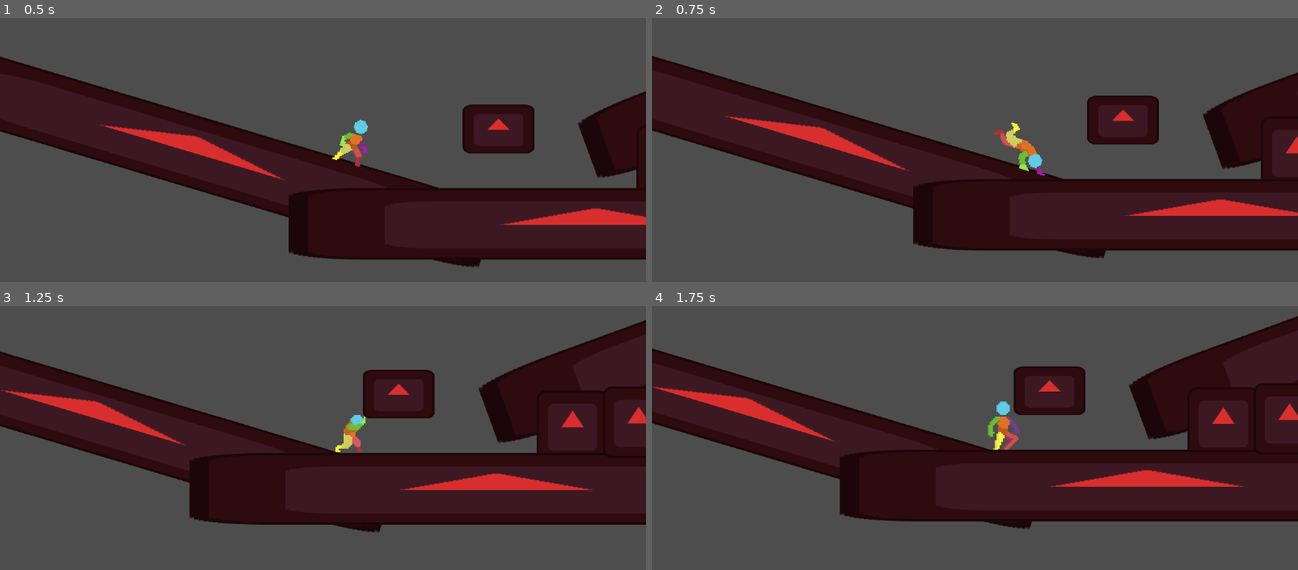
Above: before the commit, frames 1-4 (two rows, left to right).
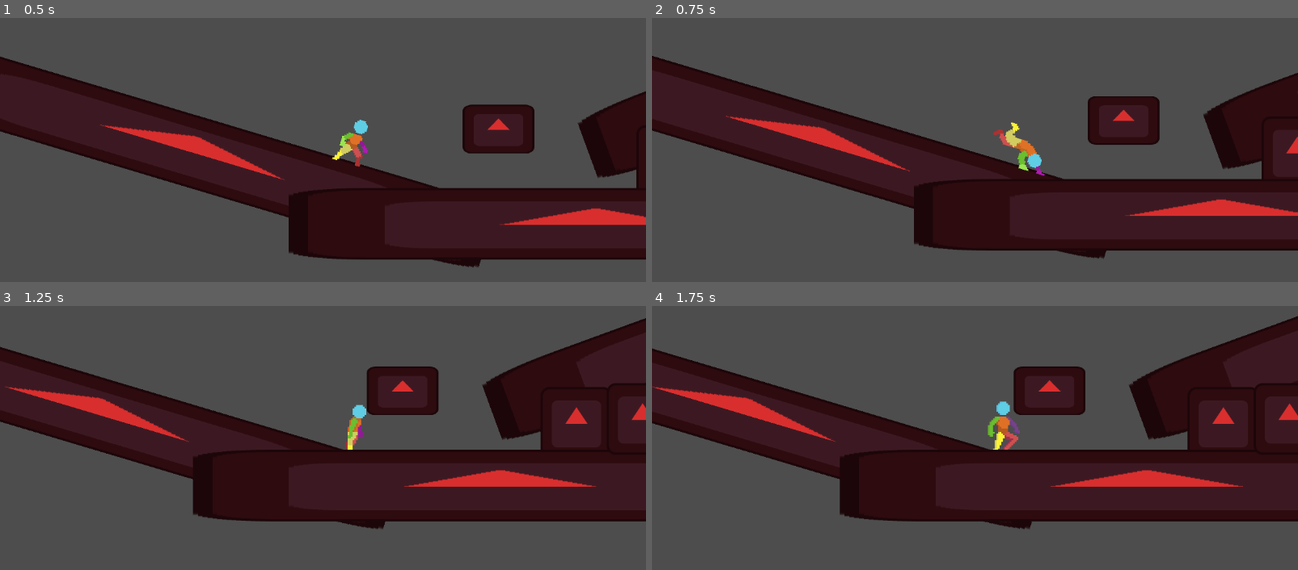
Above: after the commit, the same moments.

Repository: TatusFilipek/GodotTryEndError
Game: Godot game, scene res://scenes/main.tscn
Two runs of this game, one before a commit and one after it. Both use one fixed random seed, a clock stepped at 60 frames per second and the inputs below. The engine's default icon, where the game draws it, is replaced by a stand-in: a white triangle on a blue panel in a dark square.
Inputs (mouse positions are in pixels of both pictures, inside the frame that each line leads up to):
- Up to frame 1 (0.5 s): no input
- Up to frame 2 (0.75 s): move the mouse to (1117, 81) at 0.52 s; hold D (moveRight) from 0.53 s (still down); hold Right mouse button (feint) from 0.53 s (still down); tap Q (dash) at 0.6 s
- Up to frame 3 (1.25 s): keep holding D (moveRight); keep holding Right mouse button (feint); tap Space (jump) at 0.77 s
- Up to frame 4 (1.75 s): keep holding D (moveRight); move the mouse to (845, 406) at 1.27 s; release Right mouse button (feint) at 1.28 s; right-click (845, 406) at 1.35 s; tap Space (jump) at 1.52 s; tap Q (dash) at 1.55 s

Frame 1 is identical in both runs. In frame 2, 0.3% of the frame differs, in the area x 0-100%, y 14-92%; in frame 3, 6.4%, in the area x 0-100%, y 4-86%; in frame 4, less than 0.1%.

Commit message:
dodawanie dashowania i rollowania cz.7, dodanie rollowania w powietrzu i na ziemi, teraz zostalo zmiana animacji rollowania jak podczas rolla wyladuje albo spadne

Diff:
--- a/scenes/player.tscn
+++ b/scenes/player.tscn
@@ -15,6 +15,7 @@
 [ext_resource type="Texture2D" uid="uid://45u06q3hfgrn" path="res://resources/PaidCharacter/Jump/player new jump 48x48.png" id="7_qfm1y"]
 [ext_resource type="Texture2D" uid="uid://djjqk5e40jq5t" path="res://resources/PaidCharacter/Run/player run 48x48.png" id="8_fulsm"]
 [ext_resource type="Script" uid="uid://7ptg1tpkbmfd" path="res://scripts/jump.gd" id="8_smehm"]
+[ext_resource type="Texture2D" uid="uid://2w5e3vtvgj61" path="res://resources/PaidCharacter/Air Spin/player air spin 48x48.png" id="8_wnwbv"]
 [ext_resource type="Texture2D" uid="uid://38adtmakxqgd" path="res://resources/PaidCharacter/Pull/Player Pull 48x48.png" id="10_4ni07"]
 [ext_resource type="Texture2D" uid="uid://cuouymd85u68j" path="res://resources/PaidCharacter/Walk/PlayerWalk 48x48.png" id="10_4r5pv"]
 [ext_resource type="Texture2D" uid="uid://bwq3bqw7mh6cj" path="res://resources/PaidCharacter/Push/player push 48x48.png" id="11_ke2ow"]
@@ -28,7 +29,8 @@
 [ext_resource type="Script" path="res://scripts/wallTouch.gd" id="25_ke2ow"]
 [ext_resource type="Script" uid="uid://c8egsmms5t7tf" path="res://scripts/wallGrab.gd" id="26_ujl30"]
 [ext_resource type="Script" uid="uid://bpx3ue6tq56la" path="res://scripts/dash.gd" id="27_31cv2"]
-[ext_resource type="Script" uid="uid://dndphcfvsuwx" path="res://scripts/roll.gd" id="28_pf23h"]
+[ext_resource type="Script" uid="uid://cfsed1jj5fm0s" path="res://scripts/rollGround.gd" id="29_dt7fs"]
+[ext_resource type="Script" uid="uid://cfk68igjrqgiw" path="res://scripts/rollInAir.gd" id="30_wqfne"]
 
 [sub_resource type="RectangleShape2D" id="RectangleShape2D_i4ail"]
 size = Vector2(15, 90)
@@ -228,6 +230,30 @@
 [sub_resource type="AtlasTexture" id="AtlasTexture_uukdq"]
 atlas = ExtResource("7_dt7fs")
 region = Rect2(288, 0, 48, 48)
+
+[sub_resource type="AtlasTexture" id="AtlasTexture_3k3j0"]
+atlas = ExtResource("8_wnwbv")
+region = Rect2(0, 0, 48, 48)
+
+[sub_resource type="AtlasTexture" id="AtlasTexture_0bpox"]
+atlas = ExtResource("8_wnwbv")
+region = Rect2(48, 0, 48, 48)
+
+[sub_resource type="AtlasTexture" id="AtlasTexture_5c21n"]
+atlas = ExtResource("8_wnwbv")
+region = Rect2(96, 0, 48, 48)
+
+[sub_resource type="AtlasTexture" id="AtlasTexture_e8m1u"]
+atlas = ExtResource("8_wnwbv")
+region = Rect2(144, 0, 48, 48)
+
+[sub_resource type="AtlasTexture" id="AtlasTexture_77pet"]
+atlas = ExtResource("8_wnwbv")
+region = Rect2(192, 0, 48, 48)
+
+[sub_resource type="AtlasTexture" id="AtlasTexture_tlhxf"]
+atlas = ExtResource("8_wnwbv")
+region = Rect2(240, 0, 48, 48)
 
 [sub_resource type="AtlasTexture" id="AtlasTexture_fuw3a"]
 atlas = ExtResource("8_fulsm")
@@ -601,6 +627,29 @@
 }],
 "loop": false,
 "name": &"RollGround",
+"speed": 12.0
+}, {
+"frames": [{
+"duration": 1.0,
+"texture": SubResource("AtlasTexture_3k3j0")
+}, {
+"duration": 1.0,
+"texture": SubResource("AtlasTexture_0bpox")
+}, {
+"duration": 1.0,
+"texture": SubResource("AtlasTexture_5c21n")
+}, {
+"duration": 1.0,
+"texture": SubResource("AtlasTexture_e8m1u")
+}, {
+"duration": 1.0,
+"texture": SubResource("AtlasTexture_77pet")
+}, {
+"duration": 1.0,
+"texture": SubResource("AtlasTexture_tlhxf")
+}],
+"loop": true,
+"name": &"RollInAir",
 "speed": 12.0
 }, {
 "frames": [{
@@ -808,6 +857,9 @@
 
 [sub_resource type="AnimationNodeAnimation" id="AnimationNodeAnimation_3k3j0"]
 animation = &"RollGround"
+
+[sub_resource type="AnimationNodeAnimation" id="AnimationNodeAnimation_hrkfm"]
+animation = &"RollInAir"
 
 [sub_resource type="AnimationNodeAnimation" id="AnimationNodeAnimation_fulsm"]
 animation = &"Run"
@@ -849,6 +901,8 @@
 states/LedgeGrab/position = Vector2(802, 85)
 states/RollGround/node = SubResource("AnimationNodeAnimation_3k3j0")
 states/RollGround/position = Vector2(532, 156)
+states/RollInAir/node = SubResource("AnimationNodeAnimation_hrkfm")
+states/RollInAir/position = Vector2(532, 26)
 states/Run/node = SubResource("AnimationNodeAnimation_fulsm")
 states/Run/position = Vector2(429, 20)
 states/Slide/node = SubResource("AnimationNodeAnimation_hhpqf")
@@ -1199,11 +1253,54 @@
 tracks/2/type = "method"
 tracks/2/imported = false
 tracks/2/enabled = true
-tracks/2/path = NodePath("StateMachine/Roll")
+tracks/2/path = NodePath("StateMachine/RollGround")
 tracks/2/interp = 1
 tracks/2/loop_wrap = true
 tracks/2/keys = {
 "times": PackedFloat32Array(0.5833333),
+"transitions": PackedFloat32Array(1),
+"values": [{
+"args": [],
+"method": &"AnimationFinished"
+}]
+}
+
+[sub_resource type="Animation" id="Animation_oxcmq"]
+resource_name = "RollInAir"
+length = 0.58334166
+step = 0.083333336
+tracks/0/type = "value"
+tracks/0/imported = false
+tracks/0/enabled = true
+tracks/0/path = NodePath("AnimatedSprite2D:animation")
+tracks/0/interp = 1
+tracks/0/loop_wrap = true
+tracks/0/keys = {
+"times": PackedFloat32Array(0),
+"transitions": PackedFloat32Array(1),
+"update": 1,
+"values": [&"RollInAir"]
+}
+tracks/1/type = "value"
+tracks/1/imported = false
+tracks/1/enabled = true
+tracks/1/path = NodePath("AnimatedSprite2D:frame")
+tracks/1/interp = 1
+tracks/1/loop_wrap = true
+tracks/1/keys = {
+"times": PackedFloat32Array(0, 0.083333336, 0.16666667, 0.25, 0.33333334, 0.41666666),
+"transitions": PackedFloat32Array(1, 1, 1, 1, 1, 1),
+"update": 1,
+"values": [0, 1, 2, 3, 4, 5]
+}
+tracks/2/type = "method"
+tracks/2/imported = false
+tracks/2/enabled = true
+tracks/2/path = NodePath("StateMachine/RollInAir")
+tracks/2/interp = 1
+tracks/2/loop_wrap = true
+tracks/2/keys = {
+"times": PackedFloat32Array(0.5),
 "transitions": PackedFloat32Array(1),
 "values": [{
 "args": [],
@@ -1404,6 +1501,7 @@
 &"LedgeGrab": SubResource("Animation_ha2mi"),
 &"RESET": SubResource("Animation_3v2ag"),
 &"RollGround": SubResource("Animation_0bpox"),
+&"RollInAir": SubResource("Animation_oxcmq"),
 &"Run": SubResource("Animation_fulsm"),
 &"Slide": SubResource("Animation_g5jhy"),
 &"Walk": SubResource("Animation_irpag"),
@@ -1522,5 +1620,8 @@
 [node name="Dash" type="Node2D" parent="StateMachine" unique_id=638058683]
 script = ExtResource("27_31cv2")
 
-[node name="Roll" type="Node2D" parent="StateMachine" unique_id=1670216124]
-script = ExtResource("28_pf23h")
+[node name="RollGround" type="Node2D" parent="StateMachine" unique_id=1670216124]
+script = ExtResource("29_dt7fs")
+
+[node name="RollInAir" type="Node2D" parent="StateMachine" unique_id=14780819]
+script = ExtResource("30_wqfne")
--- a/scripts/airStates.gd
+++ b/scripts/airStates.gd
@@ -12,7 +12,7 @@
 func physics_update(_delta: float) -> void:
 	super.physics_update(_delta)
 
-	if core.is_on_floor():
+	if core.isOnGround():
 		machine.change_state("Idle")
 		return
 
--- a/scripts/dash.gd
+++ b/scripts/dash.gd
@@ -51,8 +51,12 @@
 	core.dashTimer -= _delta
 
 	if Input.is_action_pressed("feint"):
-		machine.change_state("Roll")
-		return
+		if core.isOnGround():
+			machine.change_state("RollGround")
+			return
+		else:
+			machine.change_state("RollInAir")
+			return
 
 	if not core.is_on_floor() and not core.CheckFloorFront.is_colliding() and not core.CheckFloorBack.is_colliding():
 		core.velocity.y += core.CalcGravity() * _delta
--- a/scripts/groundStates.gd
+++ b/scripts/groundStates.gd
@@ -12,10 +12,9 @@
 func physics_update(_delta: float) -> void:
 	super.physics_update(_delta)
 
-	core.CheckFloorBack.force_raycast_update()
-	core.CheckFloorFront.force_raycast_update()
+	core.AllCheckUpdate()
 
-	if not core.is_on_floor() and not core.CheckFloorFront.is_colliding() and not core.CheckFloorBack.is_colliding():
+	if not core.isOnGround():
 		machine.change_state("FallIdle")
 		return
 
--- a/scripts/player.gd
+++ b/scripts/player.gd
@@ -24,7 +24,7 @@
 var dashTimer = 0
 var dashUses = 0
 
-@export var rollVelocityLoss = 800
+@export var rollVelocityLoss = 1200
 @export var rollVelocityTreshold = 50
 
 @export var normalGravityMult = 10.0
@@ -81,7 +81,7 @@
 	GetSpriteOrientation()
 	move_and_slide()
 
-	if is_on_floor() or IsLedgeDetected():
+	if isOnGround() or IsLedgeDetected():
 		coyoteTimer = coyoteTime
 	else:
 		coyoteTimer -= delta
@@ -95,7 +95,7 @@
 		dashCooldownTimer -= delta
 
 	if dashCooldownTimer <= 0:
-		if is_on_floor() and CheckFloorFront.is_colliding() and CheckFloorBack.is_colliding():
+		if isOnGround():
 			dashUses = dashGroundUses
 		else:
 			dashUses = dashInAirUses
@@ -168,9 +168,13 @@
 
 	return ledgePos
 
+func isOnGround() -> bool:
+	AllCheckUpdate()
+	return is_on_floor() and (CheckFloorBack.is_colliding() or CheckFloorFront.is_colliding())
+
 func CalcGravity() -> float:
 	var gravityMultiplier = normalGravityMult
-	if not is_on_floor():
+	if not isOnGround():
 		if(velocity.y <= -gravityBuffer): gravityMultiplier = normalGravityMult
 		else: if(velocity.y > -gravityBuffer): gravityMultiplier = fallingGravityMult
 
--- a/scripts/roll.gd
+++ b/scripts/roll.gd
@@ -1,4 +1,4 @@
-extends GroundState
+extends State
 class_name Roll
 
 
@@ -7,8 +7,6 @@
 
 	core.canChangeDir = false
 	core.rolling = true
-
-	playback.travel("RollGround")
 	pass
 
 func exit() -> void:
@@ -27,6 +25,3 @@
 	else:
 		core.velocity.x = 0
 	pass
-
-func AnimationFinished() -> void:
-	machine.change_state("Idle")
--- /dev/null
+++ b/scripts/rollGround.gd
@@ -0,0 +1,25 @@
+extends Roll
+class_name RollGround
+
+
+func enter() -> void:
+	super.enter()
+
+	playback.travel("RollGround")
+	pass
+
+func exit() -> void:
+	super.exit()
+	pass
+
+func physics_update(_delta: float) -> void:
+	super.physics_update(_delta)
+	if not isActive: return
+
+	#TODO: fix later
+	if not core.isOnGround():
+		machine.change_state("FallIdle")
+		return
+
+func AnimationFinished() -> void:
+	machine.change_state("Idle")
--- /dev/null
+++ b/scripts/rollInAir.gd
@@ -0,0 +1,27 @@
+extends Roll
+class_name RollInAir
+
+
+func enter() -> void:
+	super.enter()
+
+	playback.travel("RollInAir")
+	pass
+
+func exit() -> void:
+	super.exit()
+	pass
+
+func physics_update(_delta: float) -> void:
+	super.physics_update(_delta)
+	if not isActive: return
+
+	core.velocity.y += core.CalcGravity() * _delta; # Gravity
+
+	#TODO: fix later
+	if core.isOnGround():
+		machine.change_state("Idle")
+		return
+
+func AnimationFinished() -> void:
+	machine.change_state("FallIdle")
Not shown, added: scripts/rollGround.gd.uid
Not shown, added: scripts/rollInAir.gd.uid
